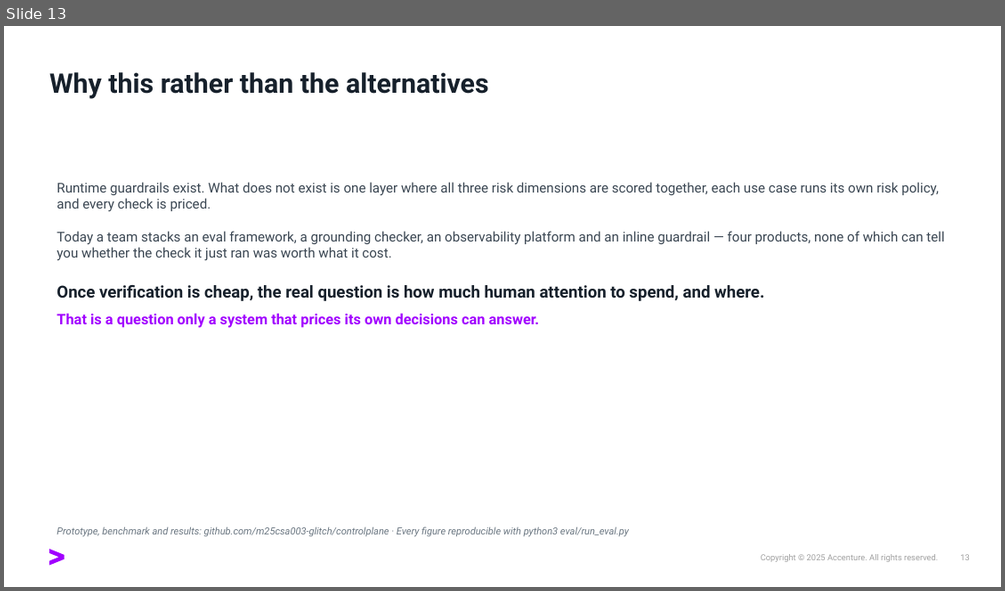
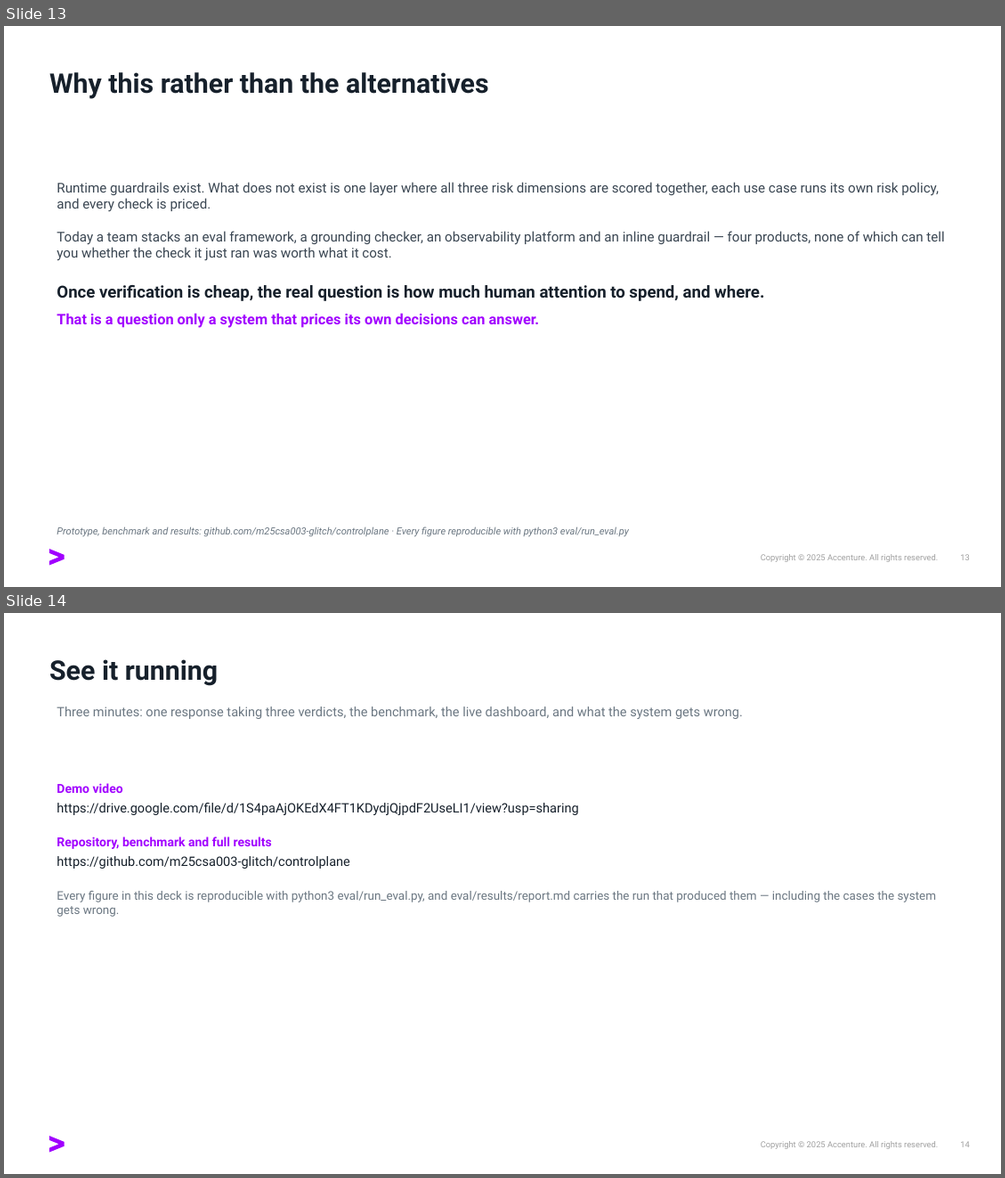
Before and after one commit to m25csa003-glitch/controlplane, a slide deck: docs/ControlPlane_Business_Proposal.pptx. Shown one above the other, each under a label of ours: slide 13 before the commit, slides 13 and 14 after it. The pictures are 1005x591 and 1005x1178 pixels, drawn with LibreOffice and Linux fonts; fonts in the diff are those of the drawing. Boxes give left, top, right and bottom in pixels: in the first picture for what was removed or moved away, otherwise in the second. Text is boxed around its words. In the diff, an @@ line names an element or a change of style, - is before the commit and + after.

Commit message:
Demo video is recorded; link it, and make the PDFs' links work off-repo
The video is the last Round 2 deliverable and it is done. Linked from the README
deliverables table, the proposal's closing line, tasks.md and CLAUDE.md, and the
deck gains a slide carrying it beside the repository.

While adding it: every relative link in the generated PDFs pointed at a path
that only exists inside the repository. A PDF is the artefact most likely to be
read on its own — attached to a submission, opened from a download — and there
those links went nowhere. Relative targets are rewritten to the file on GitHub
now, so a reader who never clones anything can still follow them. Verified that
no unresolvable link survives in either PDF.

All four deliverables complete: prototype, business proposal in PDF and PPT,
public repository, demo video.

```diff
--- a/docs/ControlPlane_Business_Proposal.pptx
+++ b/docs/ControlPlane_Business_Proposal.pptx
@@ slide 14 added at box(4, 613, 1001, 1174), background #FFFFFF; not listed: 3 template elements that a slide beside it also shows @@
@@ title added at box(49, 659, 218, 686), 26 pt, text #16202B, bold @@
+See it running
@@ text added at box(57, 706, 743, 719), 12.5 pt, text #6B7782 @@
+Three minutes: one response taking three verdicts, the benchmark, the live dashboard, and what the system gets wrong.
@@ text added at box(57, 783, 936, 916), 11.5 pt, text #6B7782 @@
+Demo video
+https://drive.google.com/file/d/1S4paAjOKEdX4FT1KDydjQjpdF2UseLI1/view?usp=sharing
+Repository, benchmark and full results
+https://github.com/m25csa003-glitch/controlplane
+Every figure in this deck is reproducible with python3 eval/run_eval.py, and eval/results/report.md carries the run that produced them — including the cases the system gets wrong.
```
Also in this commit, not shown: 9 other files.
